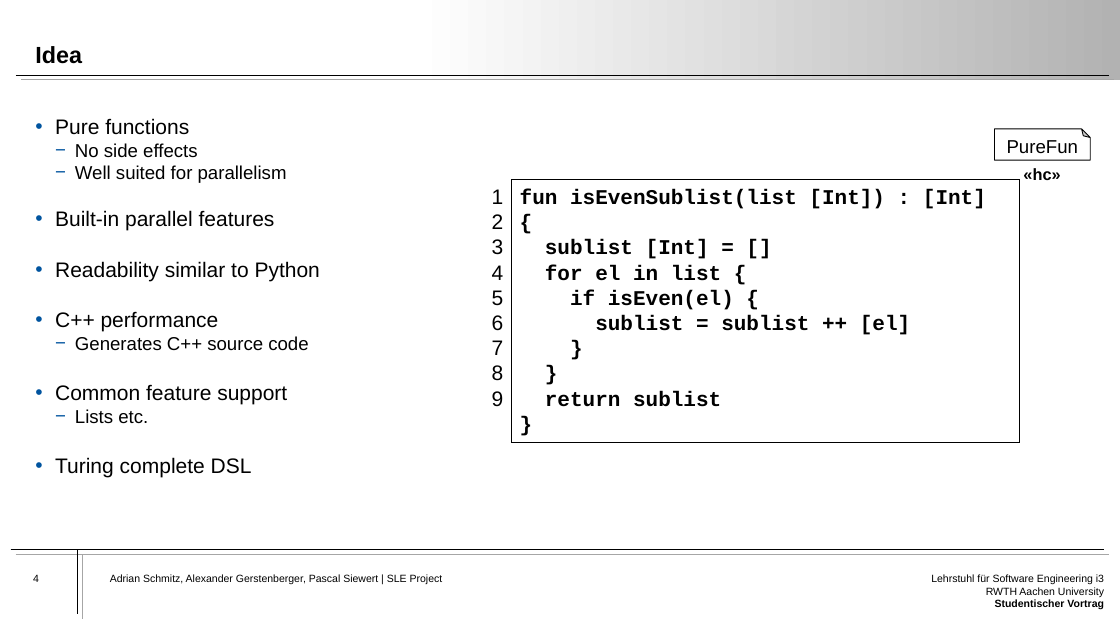
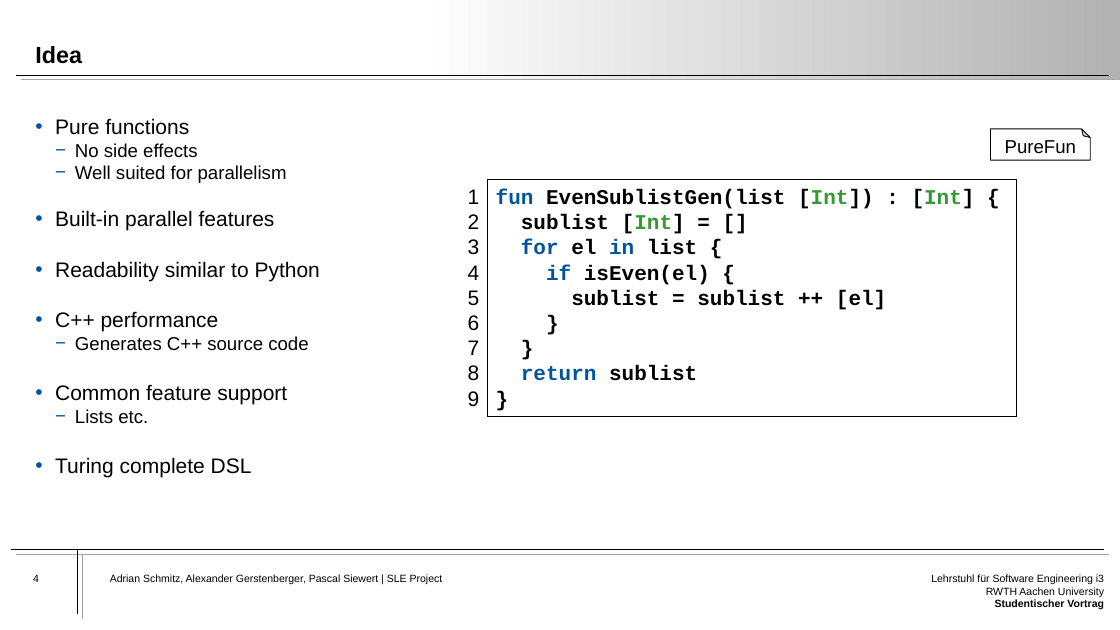
Before and after one commit to Atrisan/PureFun, a slide deck: slide 4 of Presentation/PureFun-Presentation.pptx. Drawn at 1120x630 pixels with LibreOffice and Linux fonts; fonts in the diff are those of the drawing. Boxes give left, top, right and bottom in pixels: in the first picture for what was removed or moved away, otherwise in the second. Text is boxed around its words. In the diff, an @@ line names an element or a change of style, - is before the commit and + after.

```diff
--- a/Presentation/PureFun-Presentation.pptx
+++ b/Presentation/PureFun-Presentation.pptx
@@ folded corner "PureFun": place and size @@
-folded corner "PureFun" at <box>995,129,1091,160</box>
+folded corner "PureFun" at <box>991,129,1091,160</box>
@@ text "1": place and size @@
-text "1" at <box>492,189,504,406</box>
+text "1" at <box>468,189,480,406</box>
@@ rectangle "fun EvenSublistGen(list [Int]) : [Int] ...": place and size @@
-rectangle "fun EvenSublistGen(list [Int]) : [Int] ..." at <box>512,179,1020,442</box>
+rectangle "fun EvenSublistGen(list [Int]) : [Int] ..." at <box>487,179,1017,417</box>
@@ text removed at <box>1023,168,1060,180</box> @@
-«hc»
@@ text in rectangle at <box>496,189,975,209</box>: text changed @@
-fun isEvenSublist(list [Int]) : [Int] {
+fun EvenSublistGen(list [Int]) : [Int] {
@@ text in rectangle at <box>521,214,710,381</box>: text colour #000000 to #339933 in "[Int]"; text colour #000000 to #00549F in "for in", "if", "return" @@
```
Also in this commit, not shown: 6 other slides changed.
